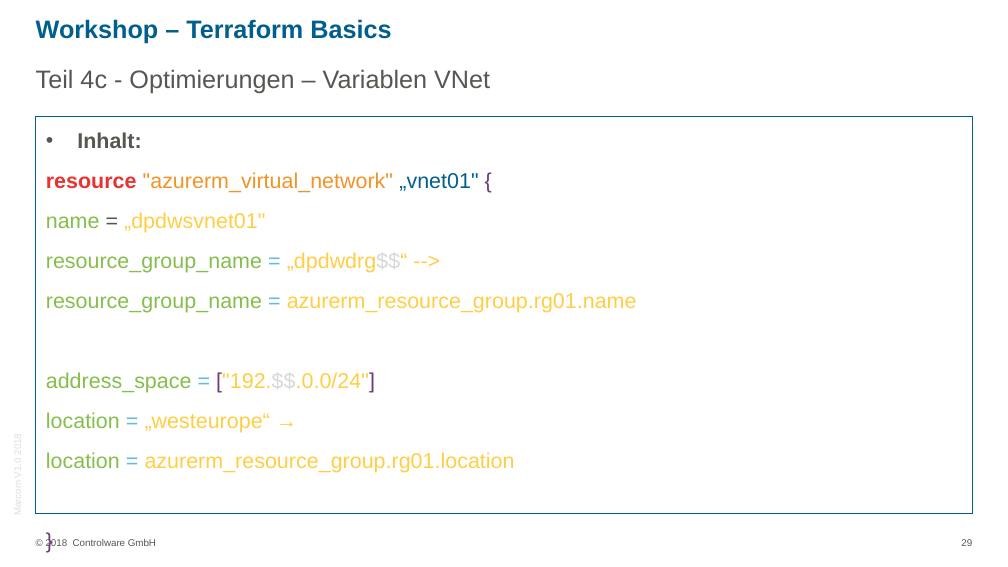
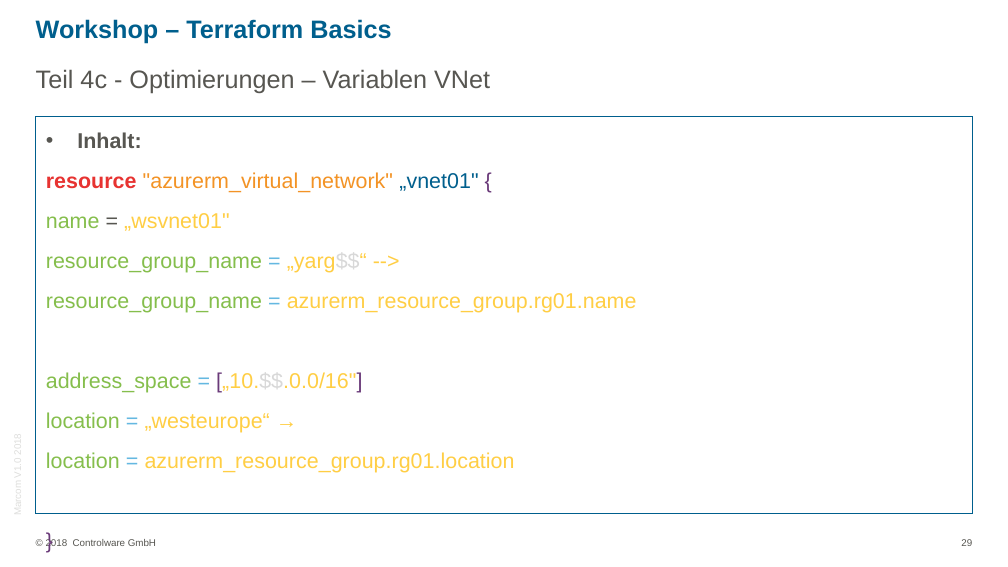
Before and after one commit to rscheder/workshops, a slide deck: slide 29 of tf/ppt/Workshop_Terraform_Basic.pptx. Drawn at 1008x567 pixels with LibreOffice and Linux fonts; fonts in the diff are those of the drawing; background and template pictures are left out. Boxes give left, top, right and bottom in pixels: in the first picture for what was removed or moved away, otherwise in the second. Text is boxed around its words. In the diff, an @@ line names an element or a change of style, - is before the commit and + after.

```diff
--- a/tf/ppt/Workshop_Terraform_Basic.pptx
+++ b/tf/ppt/Workshop_Terraform_Basic.pptx
@@ text at box(46, 213, 367, 273): text changed; text colour #FFCE44 to #85BE4C @@
-name = „dpdwsvnet01"
-resource_group_name = „dpdwdrg$$“ -->
+name = „wsvnet01"
+resource_group_name = „yarg$$“ -->
@@ text at box(46, 372, 362, 393): text changed @@
-address_space = ["192.$$.0.0/24"]
+address_space = [„10.$$.0.0/16"]
```
Also in this commit, not shown: 4 other slides changed, 3 other files.
